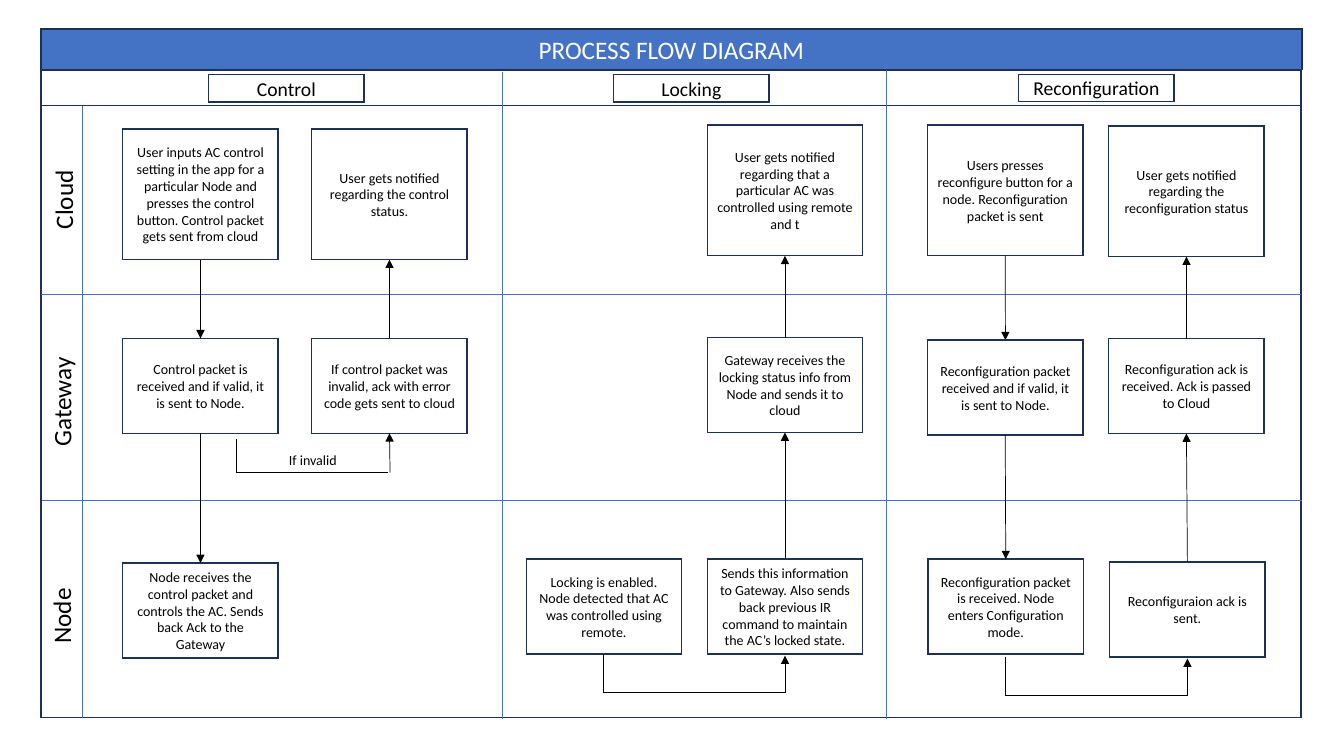
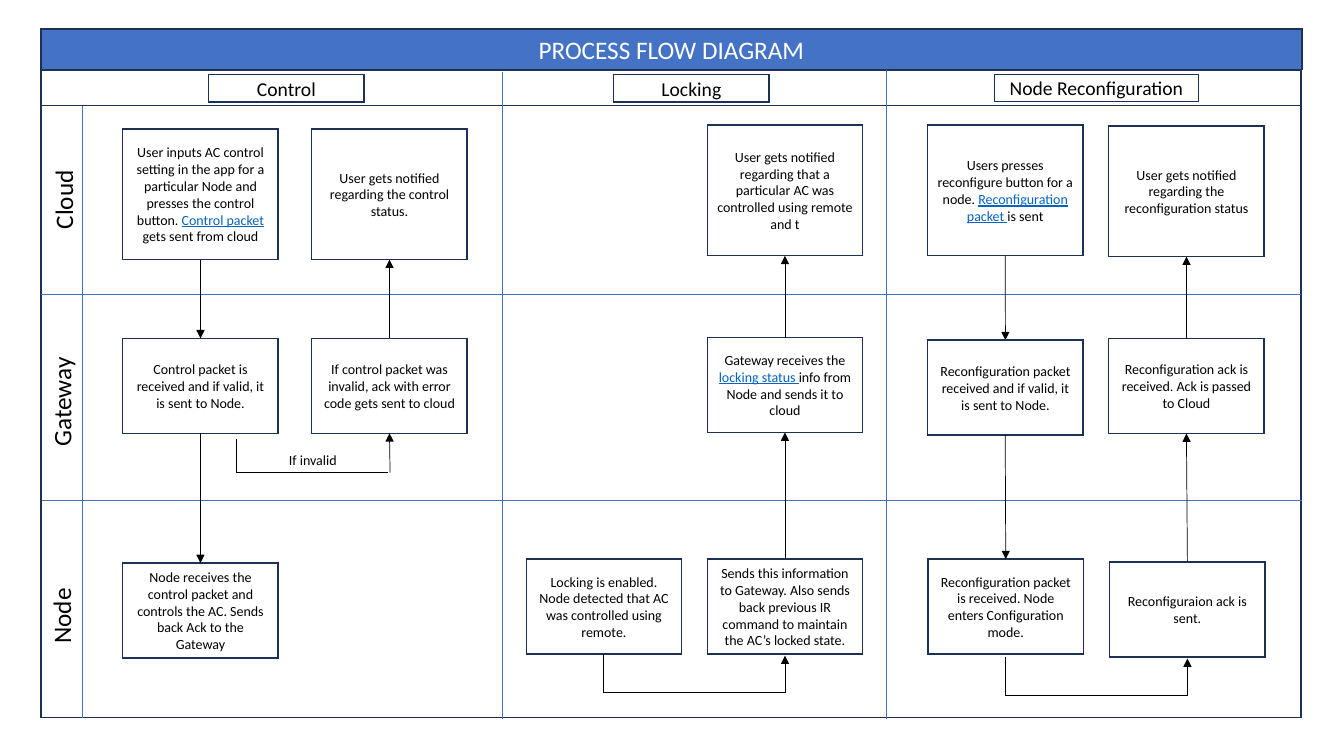
Before and after one commit to embeddedproductdev-create/ur_mesh_ir_node, a slide deck: slide 3 of BusinessFlow.pptx (slide 2 before the commit). Drawn at 1344x756 pixels with LibreOffice and Linux fonts; fonts in the diff are those of the drawing. Boxes give left, top, right and bottom in pixels: in the first picture for what was removed or moved away, otherwise in the second. Text is boxed around its words. In the diff, an @@ line names an element or a change of style, - is before the commit and + after.

```diff
--- a/BusinessFlow.pptx
+++ b/BusinessFlow.pptx
@@ rectangle "Node Reconfiguration" resized from (x1=1019, y1=75, x2=1175, y2=102) to (x1=994, y1=75, x2=1199, y2=102) @@
@@ text in rectangle at (x1=1010, y1=81, x2=1183, y2=99): text changed @@
-Reconfiguration
+Node Reconfiguration
@@ rectangle "User inputs AC control setting ..." at (x1=123, y1=129, x2=278, y2=260): text colour #000000 to #0563C1, underline on in "Control packet" @@
@@ rectangle "Users presses reconfigure button for ..." at (x1=928, y1=125, x2=1083, y2=256): text colour #000000 to #0563C1, underline on in "Reconfiguration packet" @@
@@ rectangle "Gateway receives the locking status ..." at (x1=708, y1=338, x2=863, y2=433): text colour #000000 to #0563C1, underline on in "locking status" @@
```
Also in this commit, not shown: 9 other slides changed, 1 slide added, 3 other files.
